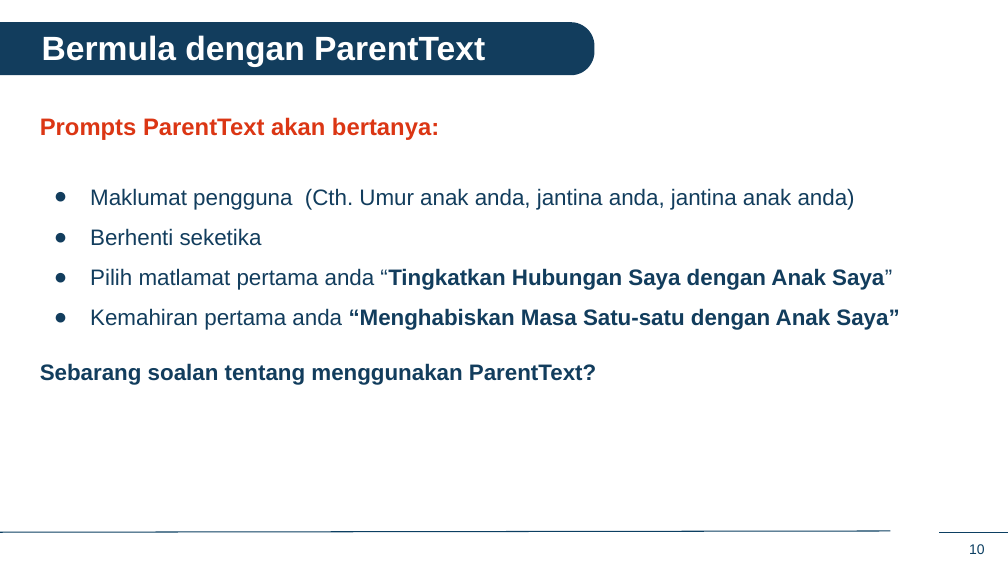
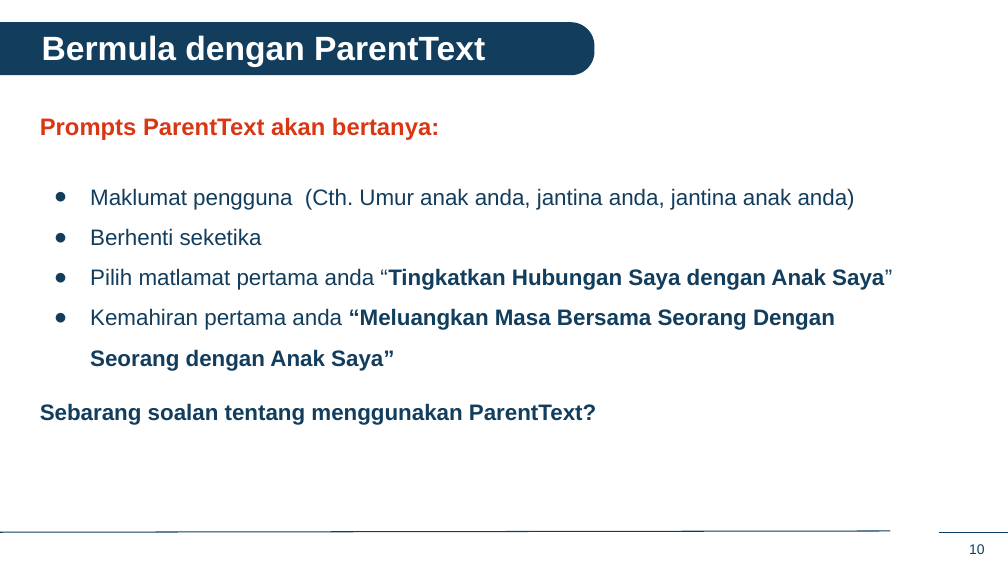
Before and after one commit to IDEMSInternational/plh-digital-content, a slide deck: slide 10 of translations/facilitator_app_malaysia/ms/ms_in_person_sessions.pptx. Drawn at 1008x567 pixels with LibreOffice and Linux fonts; fonts in the diff are those of the drawing; background and template pictures are left out. Boxes give left, top, right and bottom in pixels: in the first picture for what was removed or moved away, otherwise in the second. Text is boxed around its words. In the diff, an @@ line names an element or a change of style, - is before the commit and + after.

```diff
--- a/translations/facilitator_app_malaysia/ms/ms_in_person_sessions.pptx
+++ b/translations/facilitator_app_malaysia/ms/ms_in_person_sessions.pptx
@@ text at <box>90,308,835,371</box>: text changed @@
-● Kemahiran pertama anda “Menghabiskan Masa Satu-satu dengan Anak Saya”
+● Kemahiran pertama anda “Meluangkan Masa Bersama Seorang Dengan Seorang dengan Anak Saya”
```
Also in this commit, not shown: 6 other slides changed.
